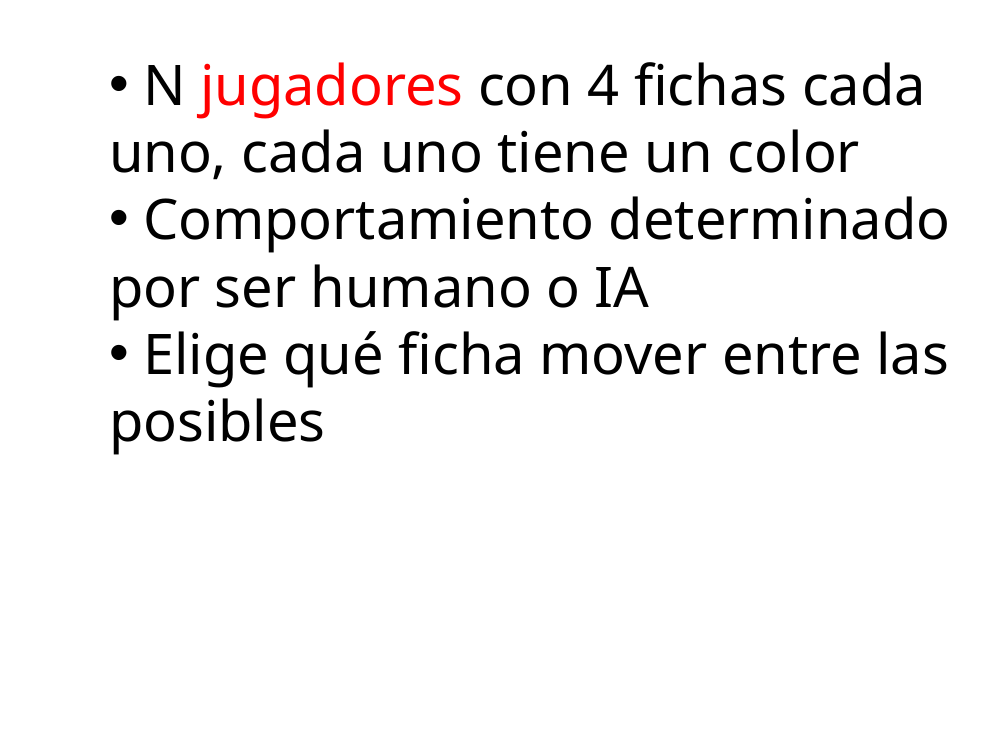
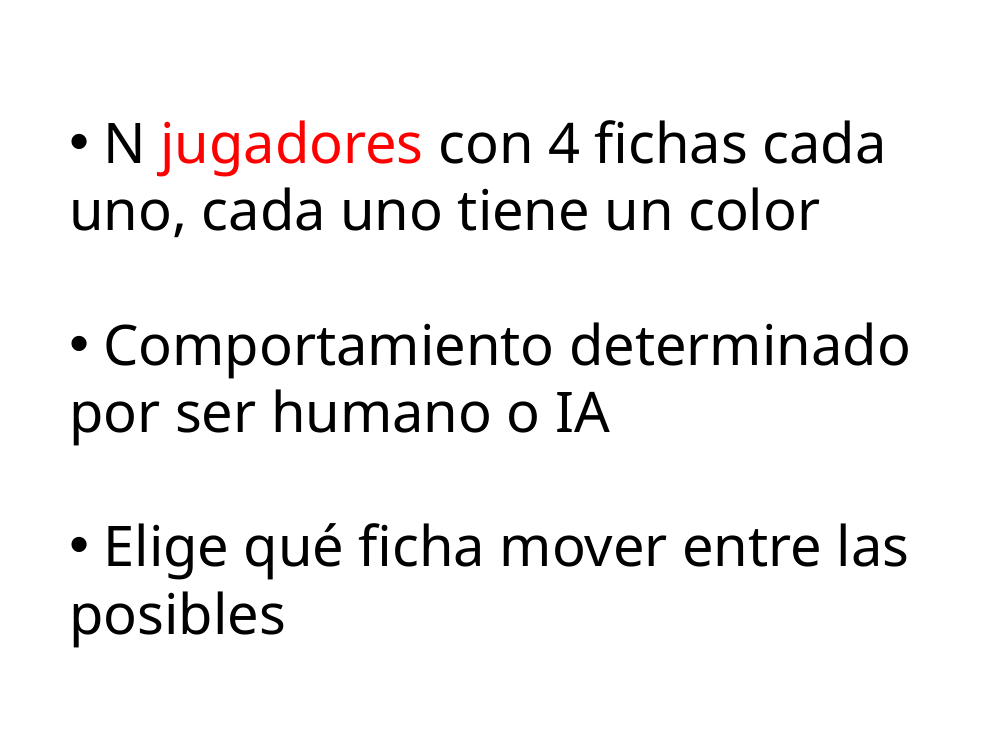
Before and after one commit to kikeacedo/Parchis, a slide deck: slide 14 of Parchis.pptx. Drawn at 1008x756 pixels with LibreOffice and Linux fonts; fonts in the diff are those of the drawing. Boxes give left, top, right and bottom in pixels: in the first picture for what was removed or moved away, otherwise in the second. Text is boxed around its words. In the diff, an @@ line names an element or a change of style, - is before the commit and + after.

Commit message:
1.0
Terminado para 1 Jugador

```diff
--- a/Parchis.pptx
+++ b/Parchis.pptx
@@ text "N jugadores con 4 fichas ..." rewrapped from (109, 62, 951, 455) to (69, 120, 911, 648) @@
```
Also in this commit, not shown: 12 other slides changed, 7 slides added, 5 slides removed, 36 other files.
